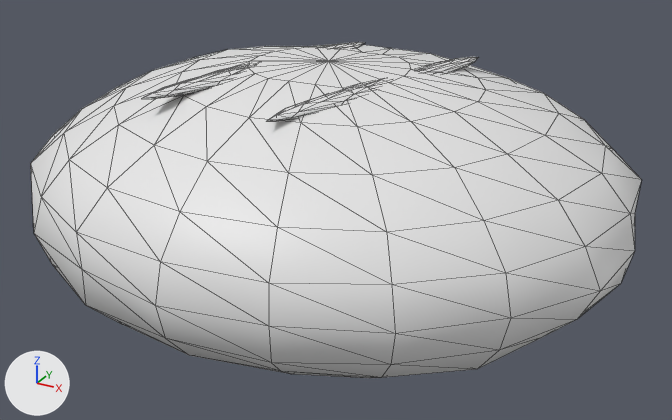
An edit to the glTF model models/catch_breads/bread_petit_roll.glb, drawn before and after from the same camera.
Camera for both pictures: a 50 mm camera at (0.558, -0.995, 0.467) aimed at (0.014, -0.006, -0.027). Every picture has the same lights, and +X, +Y and +Z are marked at lower left. The older version comes first. Mesh edges are drawn as thin lines. Where no turn or scale is listed for an object, it has been applied to the vertices.

The first picture shows 'ひと口サイズのパン', '焼き込みの切れ目', '焼き込みの切れ目.001'.
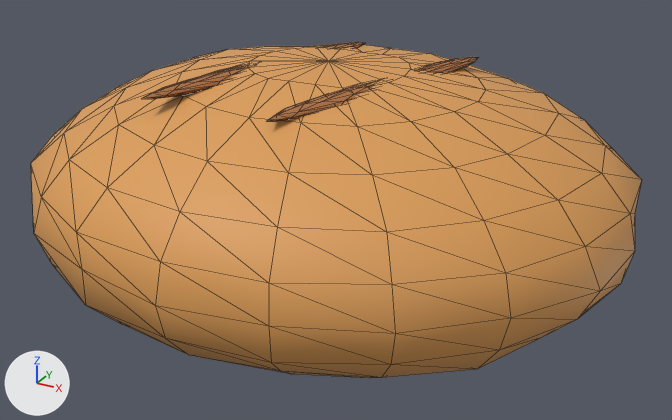
Location of each change, (x1, y1, x2, y2) in pixels of the pictures (672 x 420 px):
'ひと口サイズのパン', recoloured (white to orange)
    both: (31, 44, 641, 378)
'焼き込みの切れ目.001', recoloured
    both: (267, 57, 479, 121)
'焼き込みの切れ目', recoloured
    both: (142, 42, 364, 99)

The change in detail:
Material '焼きたての山吹色' (mat_焼きたての山吹色) changes colour from white #e7e7e7 to orange #dd9e57; in linear values from (0.8, 0.8, 0.8) to (0.72, 0.34, 0.095).
Material '香ばしい焼き目' (mat_香ばしい焼き目) changes colour from white #e7e7e7 to brown #af6f3c; in linear values from (0.8, 0.8, 0.8) to (0.43, 0.16, 0.045).
